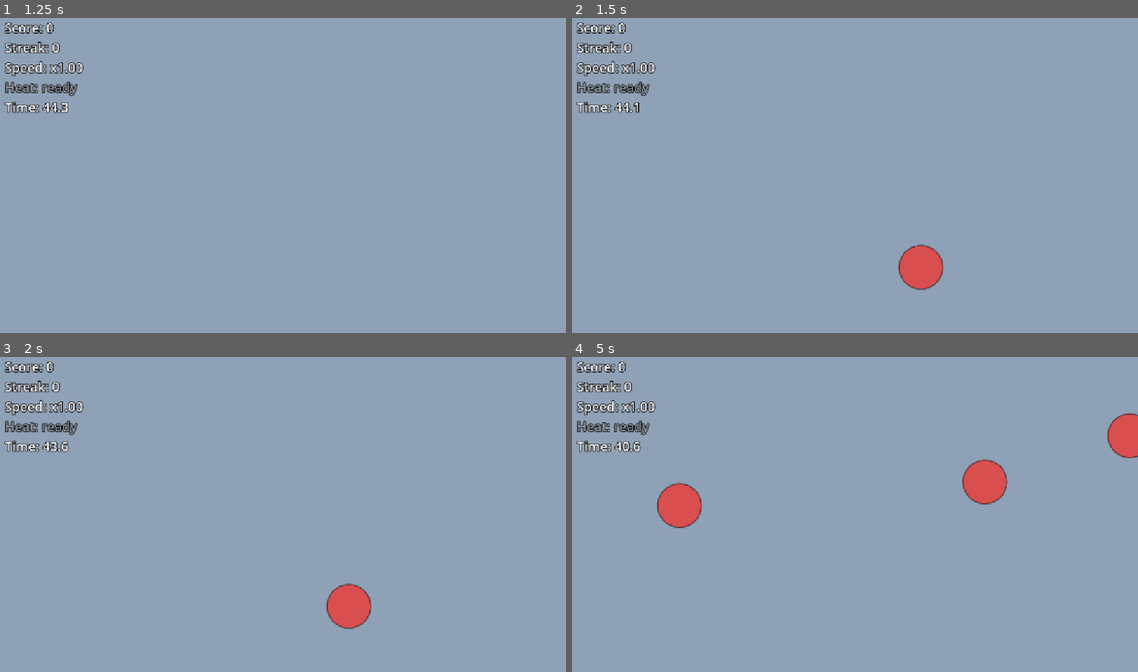
Above: before the commit, frames 1-4 (two rows, left to right).
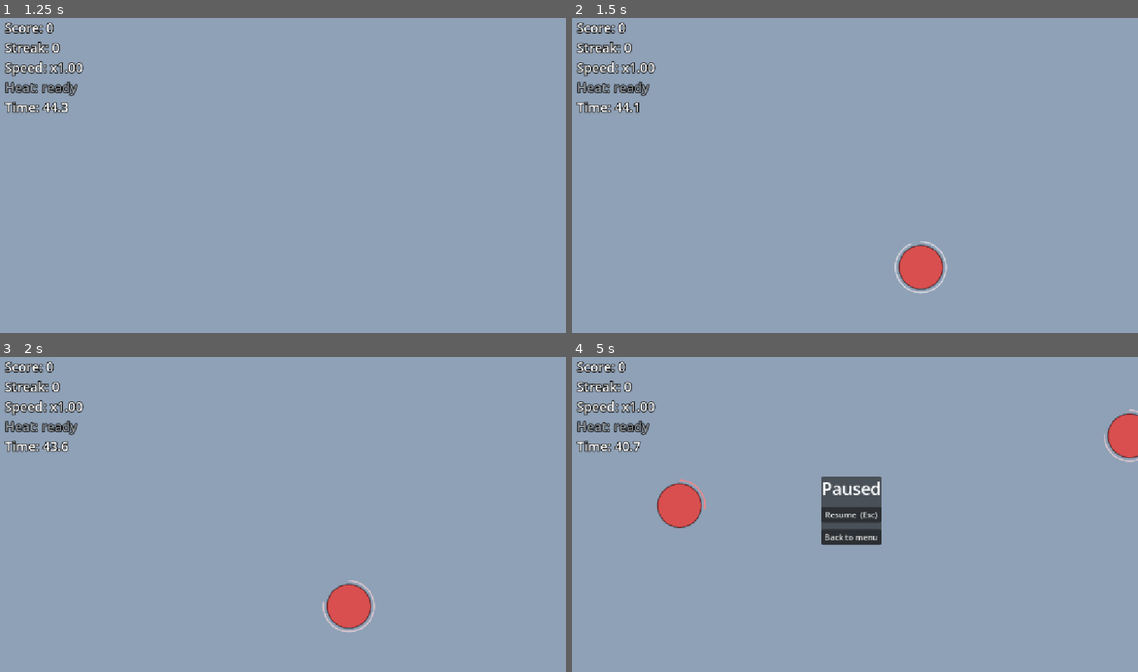
Above: after the commit, the same moments.

Repository: koeklue/post-it-game
Game: Godot game, scene res://scenes/main.tscn
The game is run twice, just before and just after one commit, with the same random seed, the same clock (stepped at 60 frames per second) and the same inputs.
Inputs (mouse positions are in pixels of both pictures, inside the frame that each line leads up to):
- Up to frame 1 (1.25 s): click "Mouse Mode (click)" at 0.5 s
- Up to frame 2 (1.5 s): tap Enter at 1.25 s; move the mouse to (979, 156) at 1.27 s; click (979, 156) at 1.42 s
- Up to frame 3 (2 s): no input
- Up to frame 4 (5 s): tap Space at 2, 3.5 s; move the mouse to (922, 605) at 2.02 s; click (922, 605) at 2.17 s; tap Enter at 2.75 s; move the mouse to (741, 486) at 2.77 s; click (741, 486) at 2.92 s; move the mouse to (821, 574) at 3.52 s; click (821, 574) at 3.67 s; move the mouse to (798, 435) at 4.27 s; click (798, 435) at 4.42 s; tap Escape (ui_cancel) at 4.9 s

Frame 1 is identical in both runs. In frame 2, 0.1% of the frame differs, in the area x 56-67%, y 70-88%; in frame 3, 0.1%; in frame 4, 3.3%, in the area x 10-100%, y 16-60%.

Commit message:
Phase 4.5 added: Trackpad balancing; Lifetime Animation; Pause Screen

Diff:
--- a/scenes/main.tscn
+++ b/scenes/main.tscn
@@ -4,6 +4,7 @@
 [ext_resource type="Script" uid="uid://d1ipb3kjyubha" path="res://scripts/spawner.gd" id="2_sugp2"]
 [ext_resource type="PackedScene" uid="uid://lf7ggvdx8t7b" path="res://scenes/target.tscn" id="3_sugp2"]
 [ext_resource type="PackedScene" uid="uid://ctuhahstvsf33" path="res://scenes/hud.tscn" id="4_jyhfs"]
+[ext_resource type="PackedScene" path="res://scenes/pause_screen.tscn" id="5_85g3d"]
 [ext_resource type="Script" uid="uid://hf4quywn5n7c" path="res://scripts/game_state.gd" id="5_tbgi4"]
 [ext_resource type="PackedScene" path="res://scenes/start_screen.tscn" id="5_tipki"]
 [ext_resource type="PackedScene" path="res://scenes/game_over_screen.tscn" id="6_85g3d"]
@@ -34,6 +35,9 @@
 
 [node name="UI" type="CanvasLayer" parent="." unique_id=1336302401]
 
+[node name="PauseScreen" parent="UI" unique_id=1665084703 instance=ExtResource("5_85g3d")]
+layout_mode = 3
+
 [node name="StartScreen" parent="UI" unique_id=1023249912 instance=ExtResource("5_tipki")]
 layout_mode = 3
 
--- /dev/null
+++ b/scenes/pause_screen.tscn
@@ -0,0 +1,39 @@
+[gd_scene load_steps=2 format=3]
+
+[ext_resource type="Script" path="res://scripts/pause_screen.gd" id="1_pause"]
+
+[node name="PauseScreen" type="Control"]
+anchors_preset = 15
+anchor_right = 1.0
+anchor_bottom = 1.0
+grow_horizontal = 2
+grow_vertical = 2
+script = ExtResource("1_pause")
+
+[node name="Center" type="CenterContainer" parent="."]
+anchors_preset = 15
+anchor_right = 1.0
+anchor_bottom = 1.0
+grow_horizontal = 2
+grow_vertical = 2
+
+[node name="Panel" type="PanelContainer" parent="Center"]
+layout_mode = 2
+
+[node name="Rows" type="VBoxContainer" parent="Center/Panel"]
+layout_mode = 2
+theme_override_constants/separation = 14
+
+[node name="TitleLabel" type="Label" parent="Center/Panel/Rows"]
+layout_mode = 2
+theme_override_font_sizes/font_size = 34
+text = "Paused"
+horizontal_alignment = 1
+
+[node name="ResumeButton" type="Button" parent="Center/Panel/Rows"]
+layout_mode = 2
+text = "Resume  (Esc)"
+
+[node name="MenuButton" type="Button" parent="Center/Panel/Rows"]
+layout_mode = 2
+text = "Back to menu"
--- a/scripts/input_mode.gd
+++ b/scripts/input_mode.gd
@@ -7,3 +7,4 @@
 
 const TRACKPAD_RADIUS_FACTOR := 0.8 ## Trackpad targets are 20% smaller
 const TRACKPAD_HOVER_TIME := 0.2 ## Seconds the cursor has to dwell to score a hit
+const TRACKPAD_LIFETIME_FACTOR := 1.3 ## Dwelling costs time, so targets stay longer
--- a/scripts/main.gd
+++ b/scripts/main.gd
@@ -15,6 +15,7 @@
 @onready var _hud: HUD = $UI/HUD
 @onready var _start_screen: StartScreen = $UI/StartScreen
 @onready var _game_over_screen: GameOverScreen = $UI/GameOverScreen
+@onready var _pause_screen: PauseScreen = $UI/PauseScreen
 
 var _phase: Phase = Phase.READY
 
@@ -33,6 +34,7 @@
 	_round_timer.timeout.connect(_on_round_finished)
 	_start_screen.start_requested.connect(_start_round)
 	_game_over_screen.restart_requested.connect(_show_start_screen)
+	_pause_screen.menu_requested.connect(_show_start_screen)
 
 	_show_start_screen()
 
@@ -45,6 +47,7 @@
 
 func _show_start_screen() -> void:
 	_phase = Phase.READY
+	_pause_screen.can_pause = false
 	_spawner.stop()
 	_clear_targets()
 	_heat_system.reset()
@@ -57,6 +60,7 @@
 
 func _start_round(mode: InputMode.Mode) -> void:
 	_phase = Phase.PLAYING
+	_pause_screen.can_pause = true
 	_start_screen.hide()
 
 	_spawner.set_input_mode(mode)
@@ -69,6 +73,7 @@
 
 func _on_round_finished() -> void:
 	_phase = Phase.OVER
+	_pause_screen.can_pause = false
 	_spawner.stop()
 	_clear_targets() # leftover targets would still be clickable behind the overlay
 	_hud.update_time(0.0)
--- /dev/null
+++ b/scripts/pause_screen.gd
@@ -0,0 +1,50 @@
+class_name PauseScreen
+extends Control
+
+## Handles the pause toggle and runs while the tree is paused.
+
+signal menu_requested
+
+## Set by Main - pausing only makes sense while a round is running.
+var can_pause: bool = false
+
+@onready var _resume_button: Button = $Center/Panel/Rows/ResumeButton
+@onready var _menu_button: Button = $Center/Panel/Rows/MenuButton
+
+
+func _ready() -> void:
+	# Without this the screen would freeze along with everything else
+	# and could never unpause itself again.
+	process_mode = Node.PROCESS_MODE_ALWAYS
+	hide()
+	_resume_button.pressed.connect(_resume)
+	_menu_button.pressed.connect(_on_menu_pressed)
+
+
+func _unhandled_input(event: InputEvent) -> void:
+	if not event.is_action_pressed("ui_cancel"):
+		return
+
+	if get_tree().paused:
+		_resume()
+	elif can_pause:
+		_pause()
+	else:
+		return
+
+	get_viewport().set_input_as_handled()
+
+
+func _pause() -> void:
+	get_tree().paused = true
+	show()
+
+
+func _resume() -> void:
+	get_tree().paused = false
+	hide()
+
+
+func _on_menu_pressed() -> void:
+	_resume() # unpause first, the menu has to be interactive
+	menu_requested.emit()
--- a/scripts/spawner.gd
+++ b/scripts/spawner.gd
@@ -23,6 +23,8 @@
 var speed_factor: float = 1.0
 ## Multiplies target size, driven by the active input mode.
 var radius_factor: float = 1.0
+## Multiplies target lifetime, compensating the dwell time in trackpad mode.
+var lifetime_factor: float = 1.0
 var input_mode: InputMode.Mode = InputMode.Mode.MOUSE
 
 @onready var _spawn_timer: Timer = $SpawnTimer
@@ -35,10 +37,12 @@
 	_spawn_timer.timeout.connect(_on_spawn_timer_timeout)
 
 
-## Trackpad targets are smaller and are hit by dwelling instead of clicking.
+## Trackpad targets are smaller, live longer and are hit by dwelling on them.
 func set_input_mode(mode: InputMode.Mode) -> void:
 	input_mode = mode
-	radius_factor = InputMode.TRACKPAD_RADIUS_FACTOR if mode == InputMode.Mode.TRACKPAD else 1.0
+	var is_trackpad := mode == InputMode.Mode.TRACKPAD
+	radius_factor = InputMode.TRACKPAD_RADIUS_FACTOR if is_trackpad else 1.0
+	lifetime_factor = InputMode.TRACKPAD_LIFETIME_FACTOR if is_trackpad else 1.0
 
 
 func start() -> void:
@@ -71,7 +75,7 @@
 	var target: Target = target_scene.instantiate()
 	var type := Target.Type.CIVILIAN if randf() < civilian_chance else Target.Type.ENEMY
 	var hover_time: float = InputMode.TRACKPAD_HOVER_TIME if input_mode == InputMode.Mode.TRACKPAD else 0.0
-	target.setup(type, radius, base_lifetime / speed_factor, hover_time)
+	target.setup(type, radius, base_lifetime * lifetime_factor / speed_factor, hover_time)
 	target.position = spawn_position
 	targets_root.add_child(target)
 	target_spawned.emit(target)
--- a/scripts/target.gd
+++ b/scripts/target.gd
@@ -13,6 +13,9 @@
 	Type.ENEMY: Color("d94f4f"),
 	Type.CIVILIAN: Color("4f9dd9"),
 }
+const POP_TIME := 0.15 ## Spawn animation length
+const LIFE_RING_COLOR := Color(1.0, 1.0, 1.0, 0.55)
+const LIFE_RING_COLOR_LOW := Color(1.0, 0.33, 0.33, 0.9)
 
 var type: Type = Type.ENEMY
 var radius: float = 44.0
@@ -22,6 +25,7 @@
 var _hover_progress: float = 0.0
 var _is_hovered: bool = false
 var _is_consumed: bool = false # guards against hit and expire firing in the same frame
+var _pop: float = 0.0 # 0 -> 1 spawn animation, drives the drawn radius only
 
 @onready var _collision: CollisionShape2D = $CollisionShape2D
 @onready var _lifetime_timer: Timer = $LifetimeTimer
@@ -51,29 +55,36 @@
 		# Clicks stay disabled in dwell mode, otherwise it would be the easier option.
 		input_event.connect(_on_input_event)
 
-	set_process(_hover_time > 0.0)
-	queue_redraw()
+	# Scaling the node itself would shrink the collision shape too, so only the
+	# drawn radius is animated - the hitbox is full size from the first frame.
+	var pop_tween := create_tween()
+	pop_tween.tween_property(self, "_pop", 1.0, POP_TIME).set_trans(Tween.TRANS_BACK).set_ease(Tween.EASE_OUT)
 
 
 func _process(delta: float) -> void:
-	if not _is_hovered:
-		return
+	if _hover_time > 0.0 and _is_hovered:
+		_hover_progress += delta
+		if _hover_progress >= _hover_time:
+			consume_hit()
+			return
 
-	_hover_progress += delta
-	queue_redraw()
-	if _hover_progress >= _hover_time:
-		consume_hit()
+	queue_redraw() # the lifetime ring changes every frame anyway
 
 
 func _draw() -> void:
-	# Placeholder visuals - sprites and effects come in a later phase.
-	draw_circle(Vector2.ZERO, radius, COLORS[type])
-	draw_arc(Vector2.ZERO, radius, 0.0, TAU, 32, Color(0, 0, 0, 0.4), 3.0, true)
+	var body_radius := radius * lerpf(0.6, 1.0, _pop)
+	draw_circle(Vector2.ZERO, body_radius, COLORS[type])
+	draw_arc(Vector2.ZERO, body_radius, 0.0, TAU, 32, Color(0, 0, 0, 0.4), 3.0, true)
 
-	# Dwell feedback: a ring filling up tells the player the hold is registering.
+	# Outer ring drains with the remaining lifetime and turns red towards the end.
+	var life_ratio := clampf(_lifetime_timer.time_left / _lifetime, 0.0, 1.0)
+	var life_color := LIFE_RING_COLOR_LOW.lerp(LIFE_RING_COLOR, life_ratio)
+	draw_arc(Vector2.ZERO, radius + 7.0, -PI / 2.0, -PI / 2.0 + TAU * life_ratio, 48, life_color, 3.0, true)
+
+	# Inner ring fills while dwelling, so the hold is visibly registering.
 	if _hover_time > 0.0 and _hover_progress > 0.0:
-		var ratio := clampf(_hover_progress / _hover_time, 0.0, 1.0)
-		draw_arc(Vector2.ZERO, radius - 7.0, -PI / 2.0, -PI / 2.0 + TAU * ratio, 32, Color.WHITE, 4.0, true)
+		var hold_ratio := clampf(_hover_progress / _hover_time, 0.0, 1.0)
+		draw_arc(Vector2.ZERO, radius - 7.0, -PI / 2.0, -PI / 2.0 + TAU * hold_ratio, 32, Color.WHITE, 4.0, true)
 
 
 func _on_mouse_entered() -> void:
@@ -84,7 +95,6 @@
 	# Leaving resets the dwell - partial progress is never banked.
 	_is_hovered = false
 	_hover_progress = 0.0
-	queue_redraw()
 
 
 func _on_input_event(_viewport: Node, event: InputEvent, _shape_index: int) -> void:
Not shown, added: scripts/pause_screen.gd.uid
